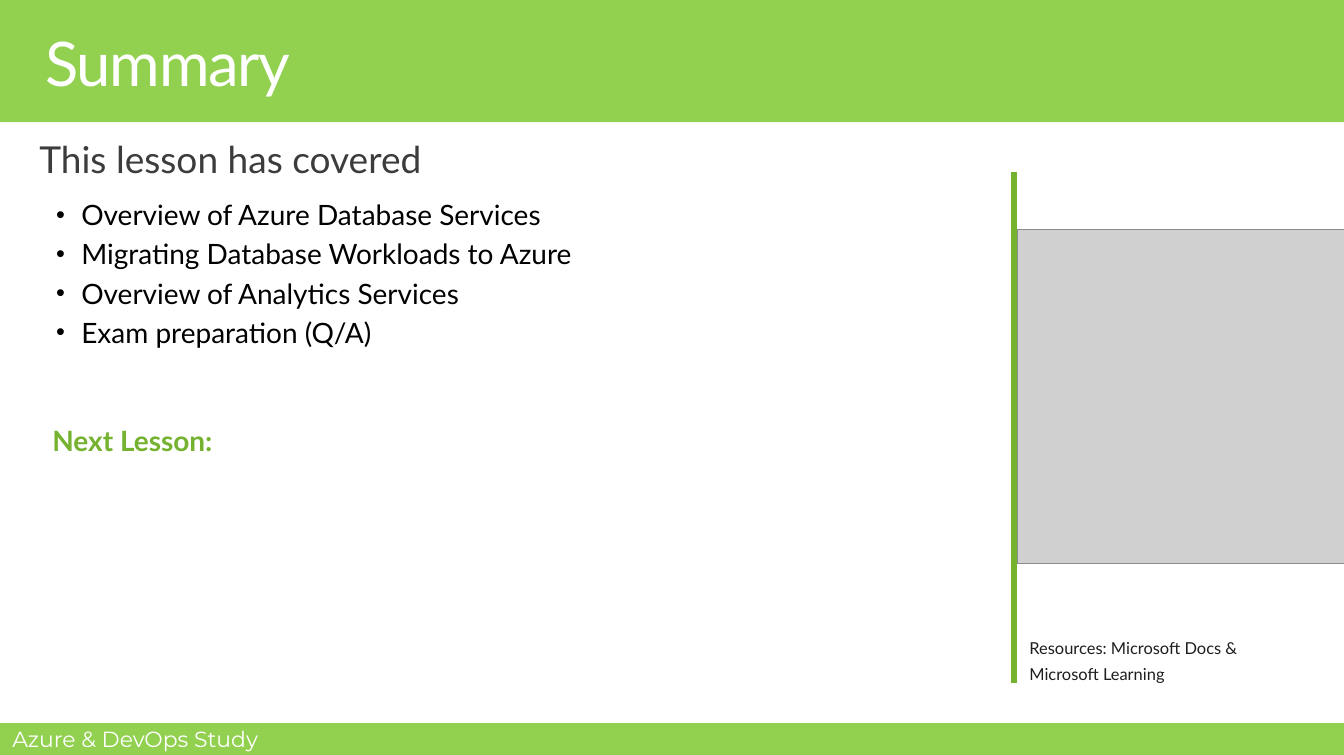
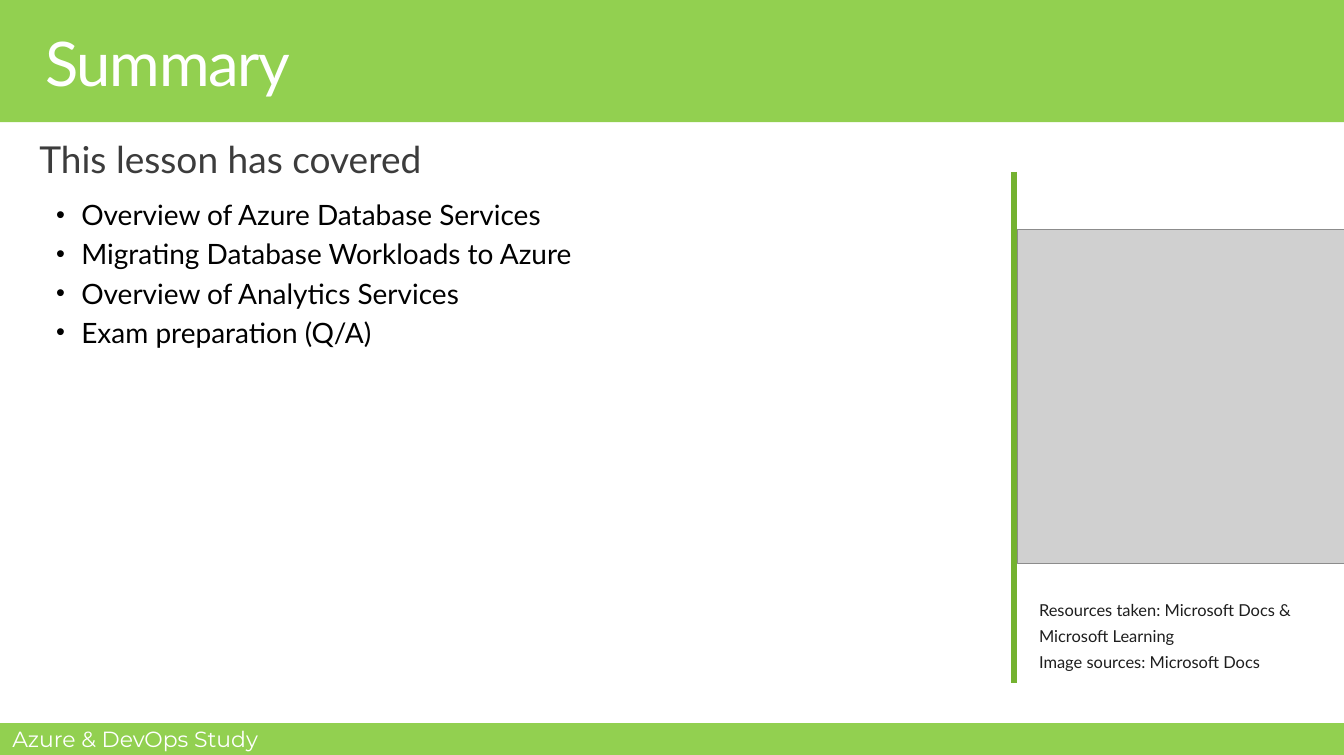
Before and after one commit to MohamedRadwan-DevOps/Azure-DevOps-Study-Group, a slide deck: slide 18 of AZ-900/Module-1/M1-L8-Overview of Azure Database and Analytics Services.pptx (slide 22 before the commit). Drawn at 1344x755 pixels with LibreOffice and Linux fonts; fonts in the diff are those of the drawing; grey boxes stand for pictures; background and template pictures are left out. Boxes give left, top, right and bottom in pixels: in the first picture for what was removed or moved away, otherwise in the second. Text is boxed around its words. In the diff, an @@ line names an element or a change of style, - is before the commit and + after.

Commit message:
final update

```diff
--- a/AZ-900/Module-1/M1-L8-Overview of Azure Database and Analytics Services.pptx
+++ b/AZ-900/Module-1/M1-L8-Overview of Azure Database and Analytics Services.pptx
@@ text removed at bbox=[52, 430, 212, 452] @@
-Next Lesson:
@@ text "Resources taken: Microsoft Docs &": place and size @@
-text "Resources taken: Microsoft Docs &" at bbox=[1029, 642, 1222, 683]
+text "Resources taken: Microsoft Docs &" at bbox=[1039, 604, 1275, 671]
@@ text at bbox=[1039, 604, 1275, 616]: text changed @@
-Resources: Microsoft Docs &
+Resources taken: Microsoft Docs &
@@ text at bbox=[1039, 656, 1260, 671]: paragraph added @@
+Image sources: Microsoft Docs
```
Also in this commit, not shown: 2 other slides changed, 2 slides added, 6 slides removed.
